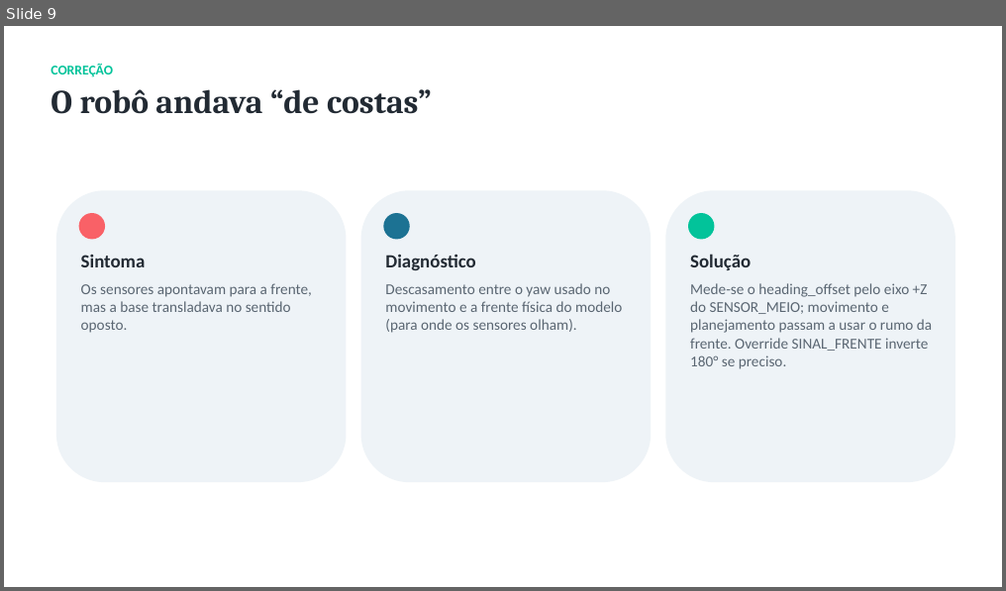
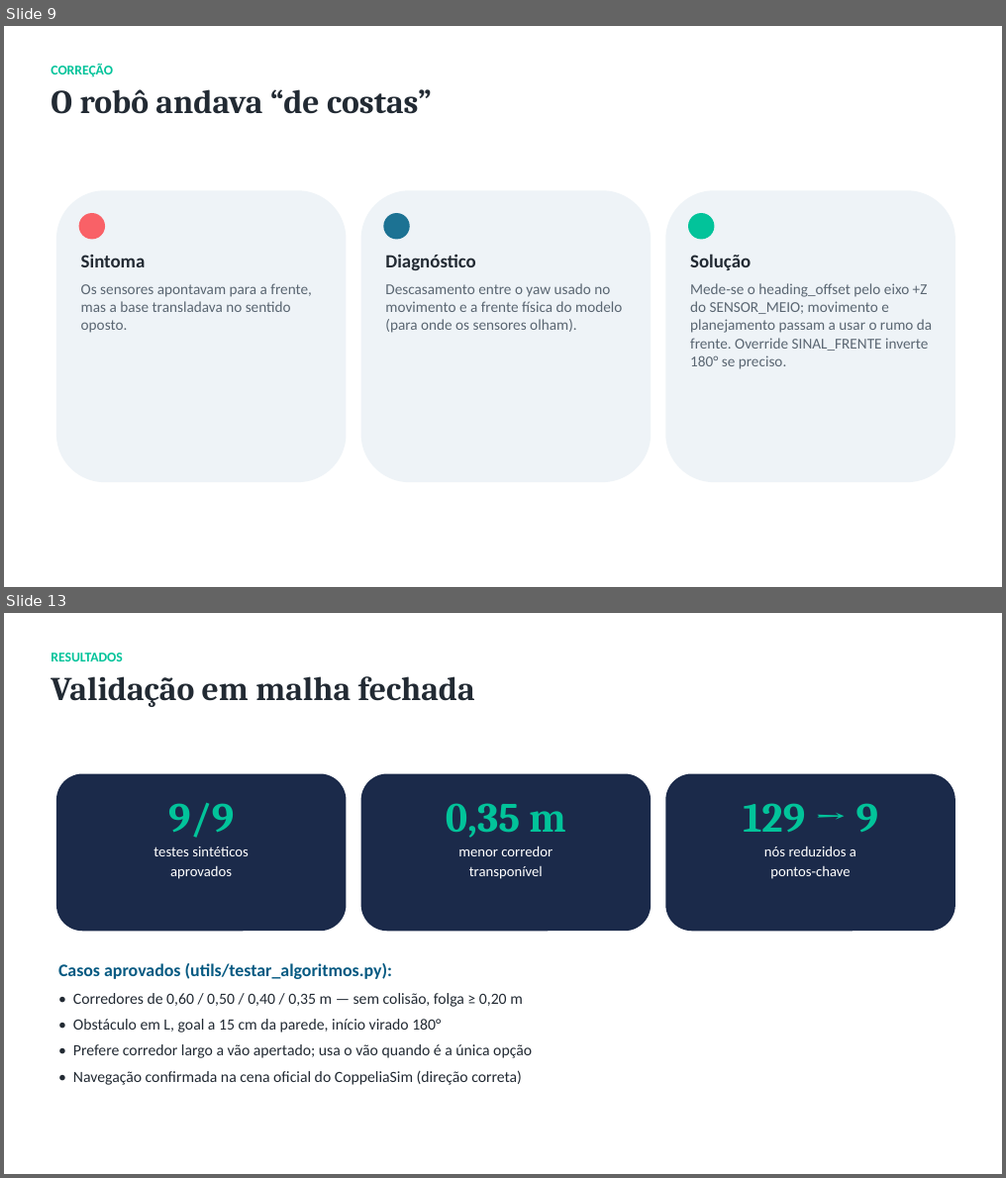
Before and after one commit to Heitorfa/VREP_DWA, a slide deck: docs/Apresentacao_Navegacao_Autonoma.pptx. Shown one above the other, each under a label of ours: slide 9 before the commit, slides 9 and 13 after it; the slides between them are not shown. The pictures are 1006x591 and 1006x1178 pixels, drawn with LibreOffice and Linux fonts; fonts in the diff are those of the drawing. Boxes give left, top, right and bottom in pixels: in the first picture for what was removed or moved away, otherwise in the second. Text is boxed around its words. In the diff, an @@ line names an element or a change of style, - is before the commit and + after.

```diff
--- a/docs/Apresentacao_Navegacao_Autonoma.pptx
+++ b/docs/Apresentacao_Navegacao_Autonoma.pptx
@@ slide 13 added at [4,613,1002,1174], background #FFFFFF @@
@@ text added at [51,653,475,707], 32 pt, text #222A33, bold @@
+RESULTADOS
+Validação em malha fechada
@@ rounded rectangle added at [56,774,347,931], fill #1B2A4A @@
@@ rounded rectangle added at [361,774,650,931], fill #1B2A4A @@
@@ rounded rectangle added at [665,774,955,931], fill #1B2A4A @@
@@ text added at [153,803,249,879], 14 pt, text #FFFFFF @@
+9/9
+testes sintéticos
+aprovados
@@ text added at [446,803,565,879], 14 pt, text #FFFFFF @@
+0,35 m
+menor corredor
+transponível
@@ text added at [743,803,878,879], 14 pt, text #FFFFFF @@
+129 → 9
+nós reduzidos a
+pontos-chave
@@ text added at [58,963,532,1085], 15 pt, text #222A33 @@
+Casos aprovados (utils/testar_algoritmos.py):
+• Corredores de 0,60 / 0,50 / 0,40 / 0,35 m — sem colisão, folga ≥ 0,20 m
+• Obstáculo em L, goal a 15 cm da parede, início virado 180°
+• Prefere corredor largo a vão apertado; usa o vão quando é a única opção
+• Navegação confirmada na cena oficial do CoppeliaSim (direção correta)
```
Also in this commit, not shown: 2 slides changed, 2 other slides added, 1 slide removed, 11 other files.
